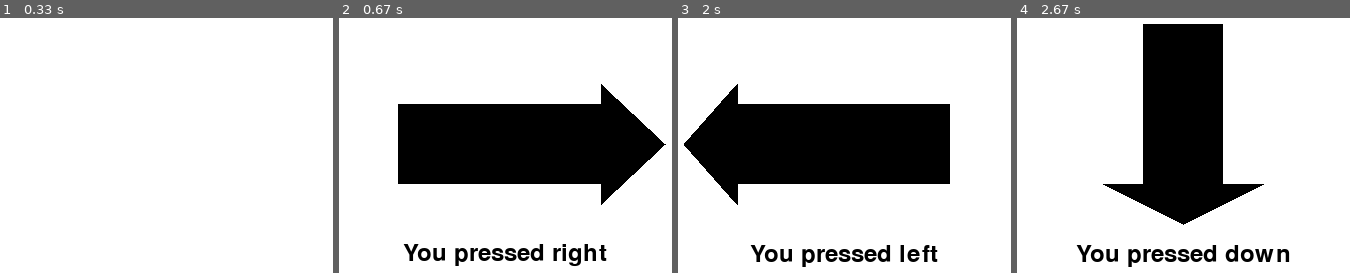
Above: before the commit, frames 1-4 (left to right).
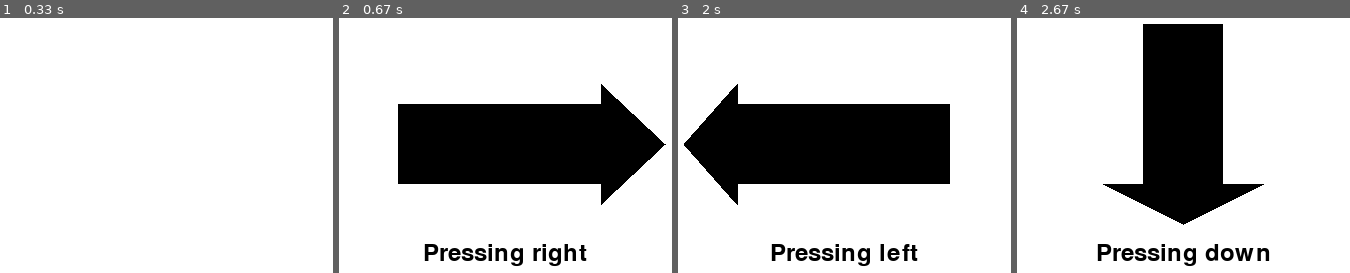
Above: after the commit, the same moments.

Repository: Aayush766231/Python-Cogidal
Game: pygame game, started from After Class Projects/gameElementsHomework.py
Same seed, same stepped clock (60 frames per second), same inputs: the game is played once before the commit and once after it.
Inputs:
- Up to frame 1 (0.33 s): no input
- Up to frame 2 (0.67 s): hold Right from 0.33 s (still down)
- Up to frame 3 (2 s): release Right at 0.8 s; hold Up 0.83-1.3 s; hold Left from 1.83 s (still down)
- Up to frame 4 (2.67 s): release Left at 2.37 s; hold Down from 2.4 s (still down)

Frame 1 is identical in both runs. In frame 2, 2.5% of the frame differs, in the area x 19-81%, y 88-98%; in frame 3, 2.3%; in frame 4, 2.5%.

Commit message:
initial commit

Diff:
--- a/After Class Projects/gameElementsHomework.py
+++ b/After Class Projects/gameElementsHomework.py
@@ -18,25 +18,25 @@
         if pressed[pygame.K_LEFT]:
             pygame.draw.rect(screen, color, pygame.Rect(213, 200, 213, 80))
             pygame.draw.polygon(screen, color, ((640//4, 240), (213, 180), (213, 300)))
-            text = pygame.font.Font(None, 36).render("You pressed left", True, pygame.Color("black"))
+            text = pygame.font.Font(None, 36).render("Pressing left", True, pygame.Color("black"))
             textRect = text.get_rect(center=(640 // 2, 480 // 2 + 110))
             screen.blit(text, textRect)
         elif pressed[pygame.K_RIGHT]:
             pygame.draw.rect(screen, color, pygame.Rect(213, 200, 213, 80))
             pygame.draw.polygon(screen, color, ((640*3//4, 240), (416, 180), (416, 300)))
-            text = pygame.font.Font(None, 36).render("You pressed right", True, pygame.Color("black"))
+            text = pygame.font.Font(None, 36).render("Pressing right", True, pygame.Color("black"))
             textRect = text.get_rect(center=(640 // 2, 480 // 2 + 110))
             screen.blit(text, textRect)
         elif pressed[pygame.K_UP]:
             pygame.draw.rect(screen, color, pygame.Rect(280, 160, 80, 160))
             pygame.draw.polygon(screen, color, ((240, 160), (320, 120), (400, 160)))
-            text = pygame.font.Font(None, 36).render("You pressed up", True, pygame.Color("black"))
+            text = pygame.font.Font(None, 36).render("Pressing up", True, pygame.Color("black"))
             textRect = text.get_rect(center=(640 // 2, 480 // 2 + 110))
             screen.blit(text, textRect)
         elif pressed[pygame.K_DOWN]:
             pygame.draw.rect(screen, color, pygame.Rect(280, 120, 80, 160))
             pygame.draw.polygon(screen, color, ((240, 280), (320, 320), (400, 280)))
-            text = pygame.font.Font(None, 36).render("You pressed down", True, pygame.Color("black"))
+            text = pygame.font.Font(None, 36).render("Pressing down", True, pygame.Color("black"))
             textRect = text.get_rect(center=(640 // 2, 480 // 2 + 110))
             screen.blit(text, textRect)
         pygame.display.flip()
